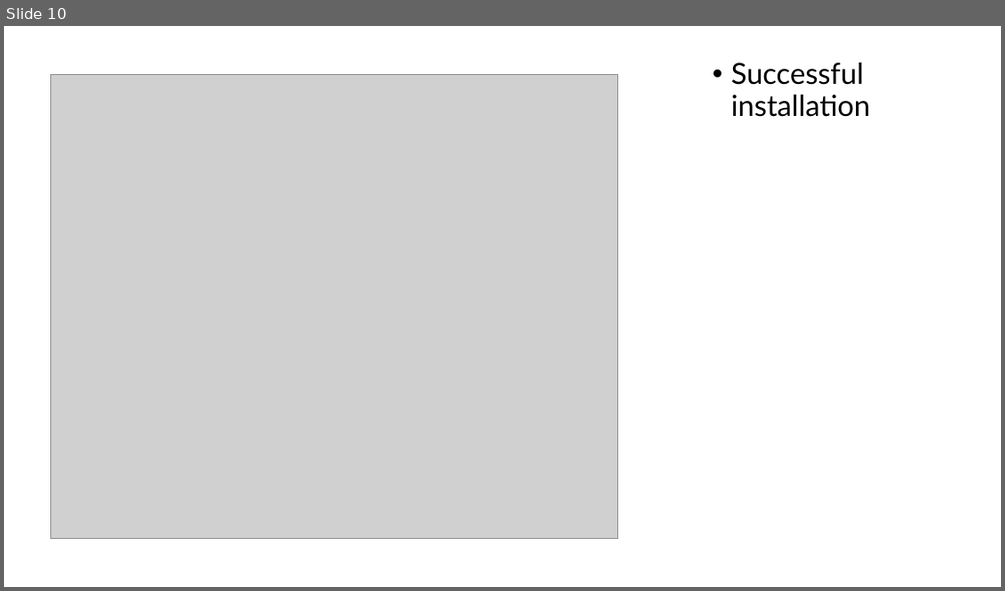
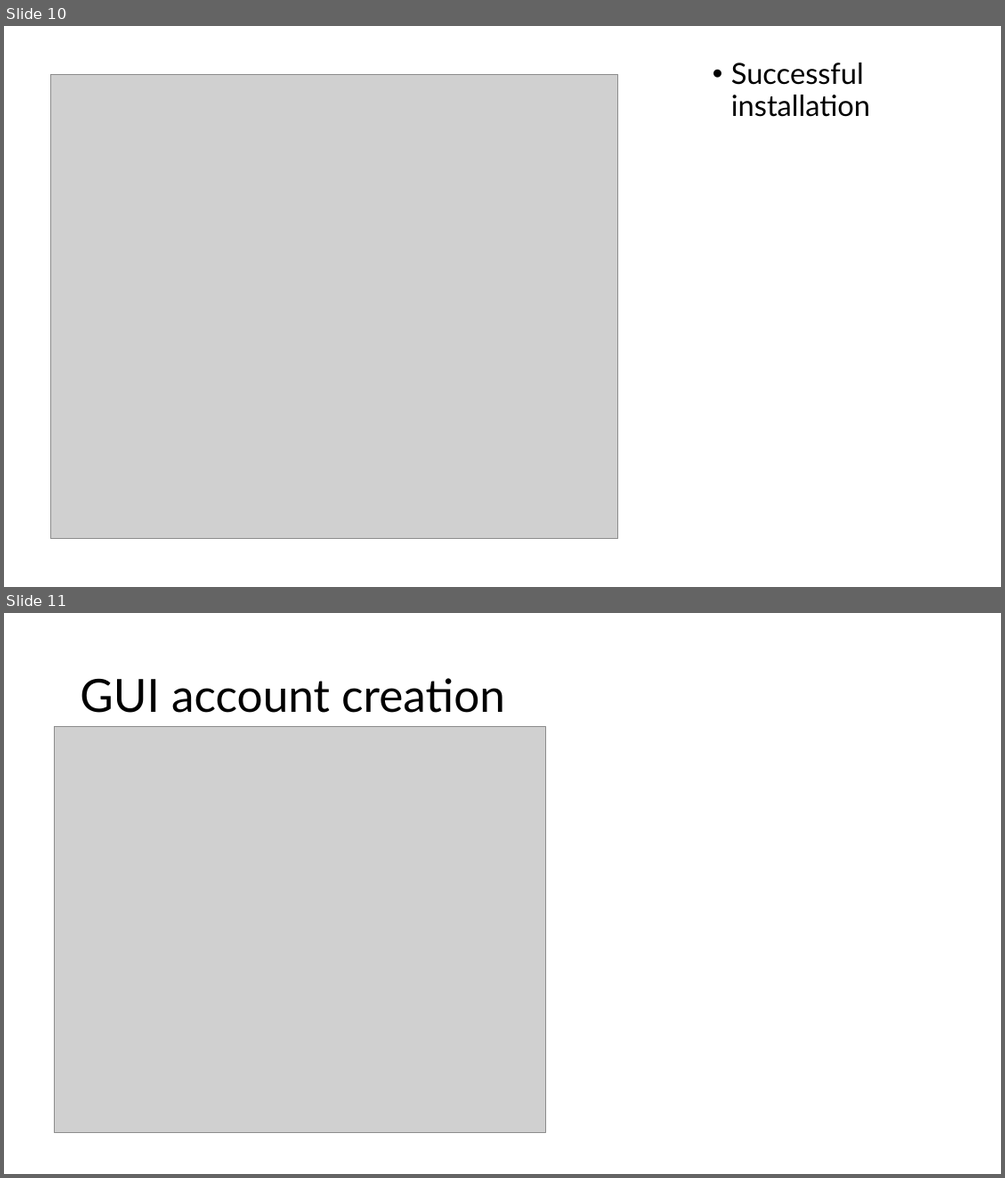
Before and after one commit to PengoPango/401IT_OperatingSystems_repos, a slide deck: 401_OperatingSystems/assignments/WINDOWS 11.pptx. Shown one above the other, each under a label of ours: slide 10 before the commit, slides 10 and 11 after it. The pictures are 1005x591 and 1005x1178 pixels, drawn with LibreOffice and Linux fonts; fonts in the diff are those of the drawing; grey boxes stand for pictures. Boxes give left, top, right and bottom in pixels: in the first picture for what was removed or moved away, otherwise in the second. Text is boxed around its words. In the diff, an @@ line names an element or a change of style, - is before the commit and + after.

Commit message:
user accounts added, need to sort access control

```diff
--- a/401_OperatingSystems/assignments/WINDOWS 11.pptx
+++ b/401_OperatingSystems/assignments/WINDOWS 11.pptx
@@ slide 11 added at box(4, 613, 1001, 1174), background #FFFFFF @@
@@ title added at box(80, 678, 505, 713), 44 pt, text #000000 @@
+GUI account creation
@@ picture added at box(54, 727, 546, 1132) @@
```
Also in this commit, not shown: 6 other slides added, 1 slide removed, 5 other files.
